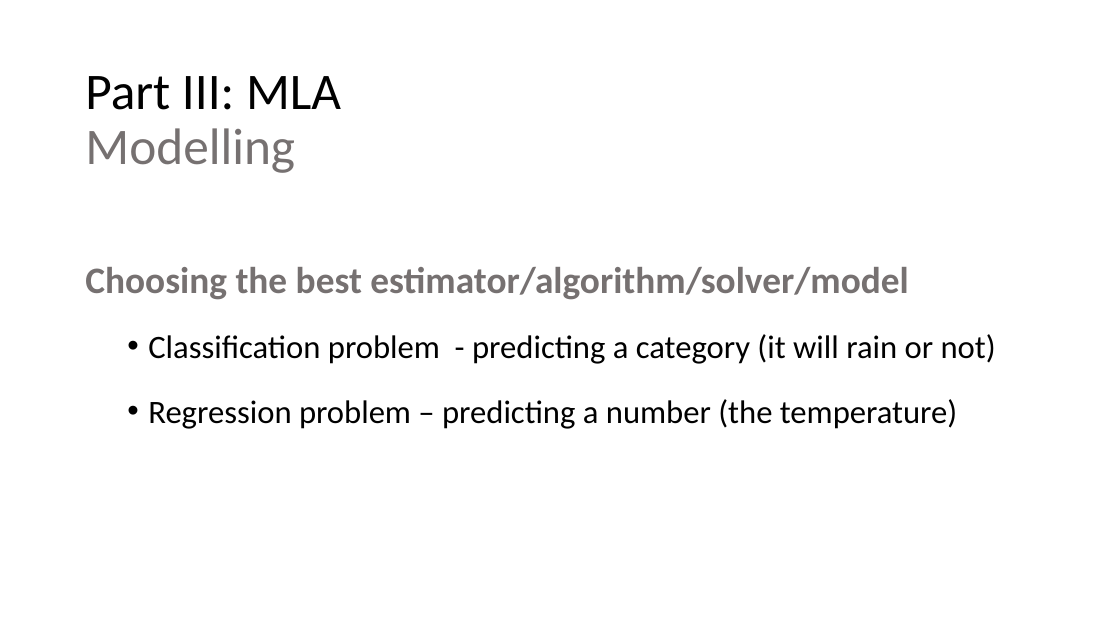
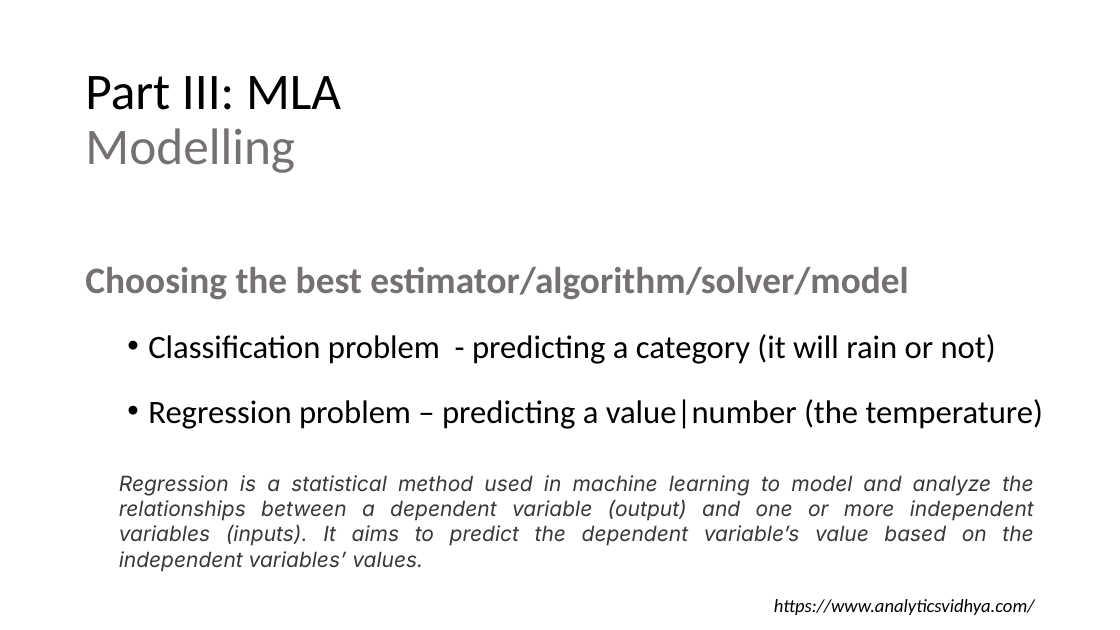
Before and after one commit to luferIPCA/MIA-MLA-25-26, a slide deck: slide 5 of Slides/5 - MIA - MLA -II - Regression.ppsx. Drawn at 1120x630 pixels with LibreOffice and Linux fonts; fonts in the diff are those of the drawing. Boxes give left, top, right and bottom in pixels: in the first picture for what was removed or moved away, otherwise in the second. Text is boxed around its words. In the diff, an @@ line names an element or a change of style, - is before the commit and + after.

Commit message:
Refression Models

```diff
--- a/Slides/5 - MIA - MLA -II - Regression.ppsx
+++ b/Slides/5 - MIA - MLA -II - Regression.ppsx
@@ text at (148,399,1043,429): text changed @@
-  • Regression problem – predicting a number (the temperature)
+  • Regression problem – predicting a value|number (the temperature)
@@ text added at (119,475,1034,572), 18 pt, text #383838, italic @@
+Regression is a statistical method used in machine learning to model and analyze the relationships between a dependent variable (output) and one or more independent variables (inputs). It aims to predict the dependent variable’s value based on the independent variables’ values.
+https://www.analyticsvidhya.com/
```
Also in this commit, not shown: 10 other slides changed, 7 slides added.
